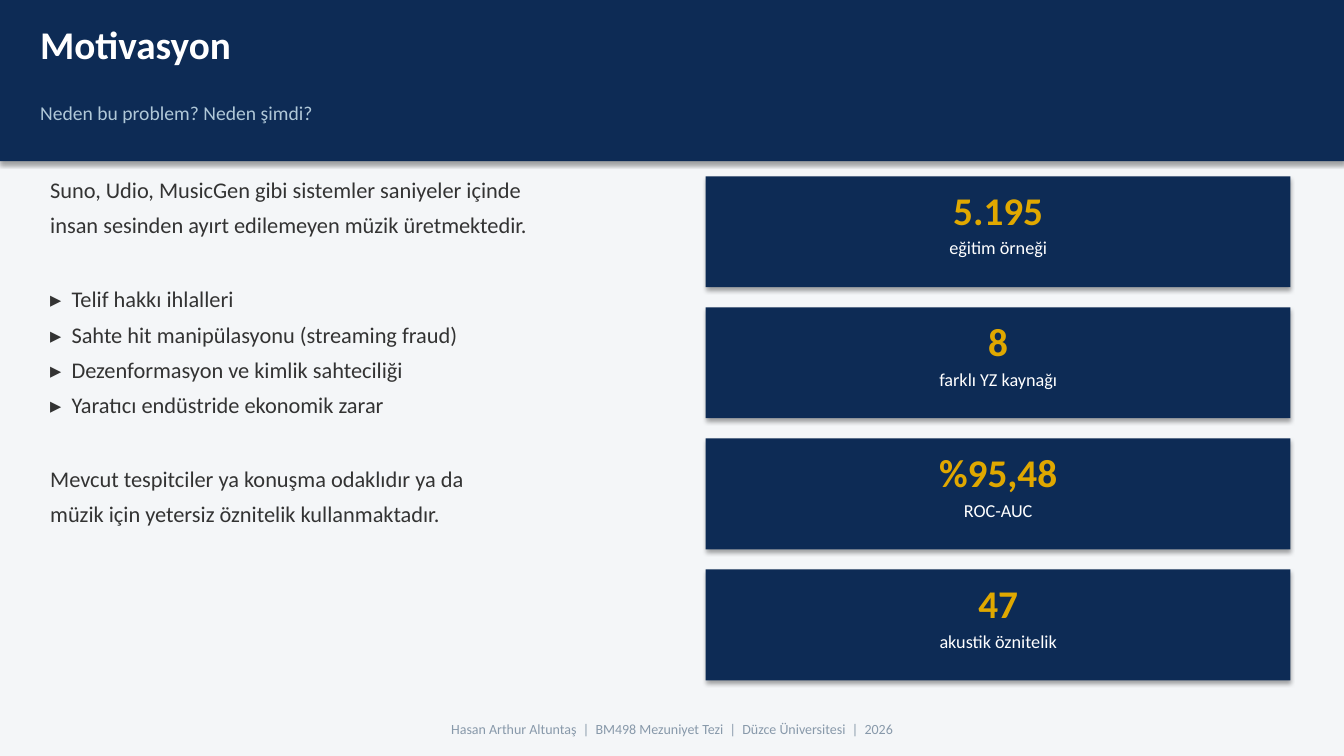
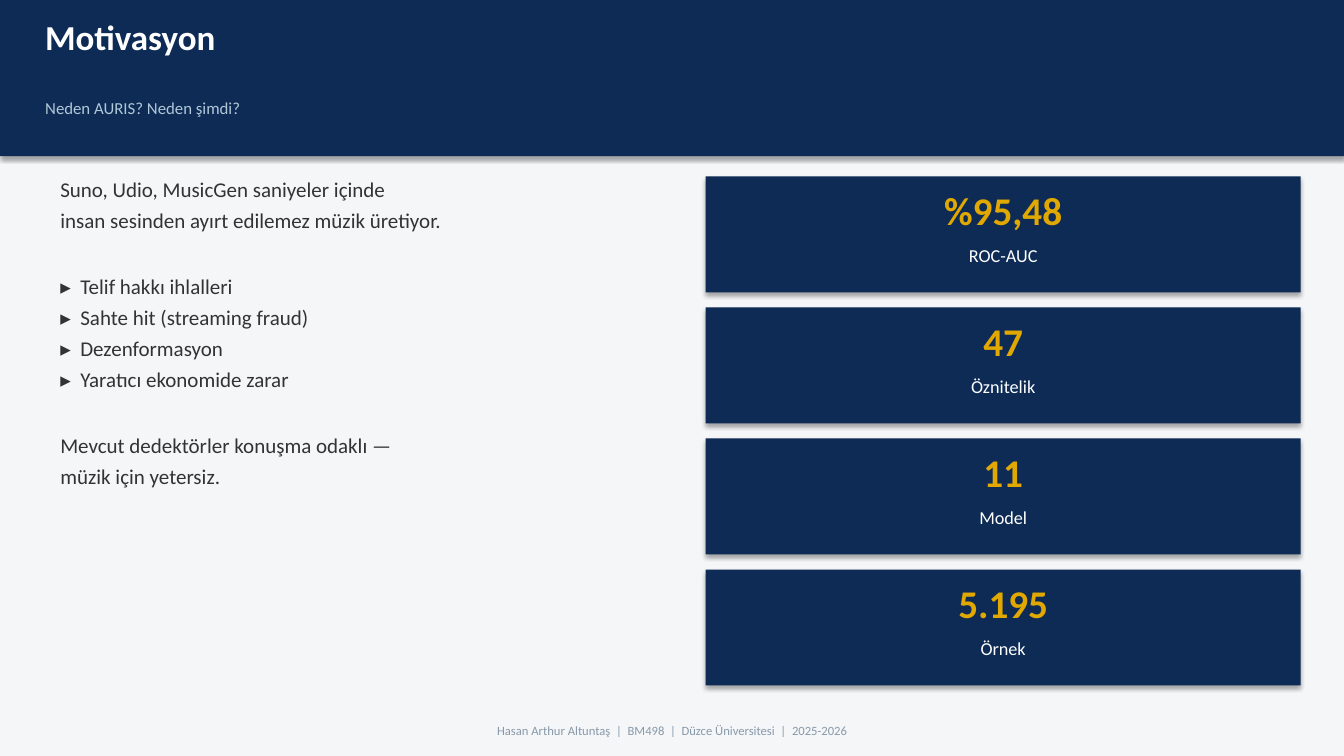
Before and after one commit to Rtur2003/CrownCode, a slide deck: slide 3 of docs/academic/TeslimEdilecekler/Sunumlar/05_Final_Savunma_Sunumu.pptx. Drawn at 1344x756 pixels with LibreOffice and Linux fonts; fonts in the diff are those of the drawing. Boxes give left, top, right and bottom in pixels: in the first picture for what was removed or moved away, otherwise in the second. Text is boxed around its words. In the diff, an @@ line names an element or a change of style, - is before the commit and + after.

```diff
--- a/docs/academic/TeslimEdilecekler/Sunumlar/05_Final_Savunma_Sunumu.pptx
+++ b/docs/academic/TeslimEdilecekler/Sunumlar/05_Final_Savunma_Sunumu.pptx
@@ rectangle: place and size @@
-rectangle at (0,0,1344,161)
+rectangle at (0,0,1344,156)
@@ text "Motivasyon" at (45,25,215,56): size 28 to 25 pt @@
@@ text at (45,102,240,117): text changed; size 14 to 12 pt @@
-Neden bu problem? Neden şimdi?
+Neden AURIS? Neden şimdi?
@@ text "Suno, Udio, MusicGen saniyeler içinde": place and size @@
-text "Suno, Udio, MusicGen saniyeler içinde" at (50,182,527,526)
+text "Suno, Udio, MusicGen saniyeler içinde" at (60,182,441,488)
@@ rectangle: place and size @@
-rectangle at (706,176,1291,287)
+rectangle at (706,176,1301,292)
@@ text at (60,182,441,232): text changed; size 16 to 15 pt @@
-Suno, Udio, MusicGen gibi sistemler saniyeler içinde
-insan sesinden ayırt edilemeyen müzik üretmektedir.
+Suno, Udio, MusicGen saniyeler içinde
+insan sesinden ayırt edilemez müzik üretiyor.
@@ text at (944,198,1062,230): text changed @@
-5.195
+%95,48
@@ text "ROC-AUC": place and size @@
-text "ROC-AUC" at (964,505,1033,517)
+text "ROC-AUC" at (969,250,1038,262)
@@ text removed at (949,241,1047,257) @@
-eğitim örneği
@@ text at (80,279,233,294): size 16 to 15 pt in "▸ Telif hakkı ihlalleri"; less space between paragraphs @@
@@ text at (60,310,367,488): text changed; size 16 to 15 pt @@
-▸ Sahte hit manipülasyonu (streaming fraud)
-▸ Dezenformasyon ve kimlik sahteciliği
-▸ Yaratıcı endüstride ekonomik zarar
-Mevcut tespitciler ya konuşma odaklıdır ya da
-müzik için yetersiz öznitelik kullanmaktadır.
+▸ Sahte hit (streaming fraud)
+▸ Dezenformasyon
+▸ Yaratıcı ekonomide zarar
+Mevcut dedektörler konuşma odaklı —
+müzik için yetersiz.
@@ rectangle: place and size @@
-rectangle at (706,308,1291,418)
+rectangle at (706,308,1301,423)
@@ text at (983,330,1023,356): text changed @@
-8
+47
@@ text at (971,378,1035,393): text changed @@
-farklı YZ kaynağı
+Öznitelik
@@ rectangle: place and size @@
-rectangle at (706,439,1291,549)
+rectangle at (706,439,1301,555)
@@ text at (983,461,1023,487): text changed @@
-%95,48
+11
@@ text added at (979,511,1027,524), 13 pt, text #FFFFFF @@
+Model
@@ rectangle: place and size @@
-rectangle at (706,570,1291,681)
+rectangle at (706,570,1301,686)
@@ text at (958,592,1048,619): text changed @@
-47
+5.195
@@ text at (981,640,1026,655): text changed @@
-akustik öznitelik
+Örnek
@@ text at (497,725,847,737): text changed; size 10 to 9 pt @@
-Hasan Arthur Altuntaş | BM498 Mezuniyet Tezi | Düzce Üniversitesi | 2026
+Hasan Arthur Altuntaş | BM498 | Düzce Üniversitesi | 2025-2026
```
Also in this commit, not shown: 14 other slides changed, 2 slides added, 5 slides removed, 6 other files.
